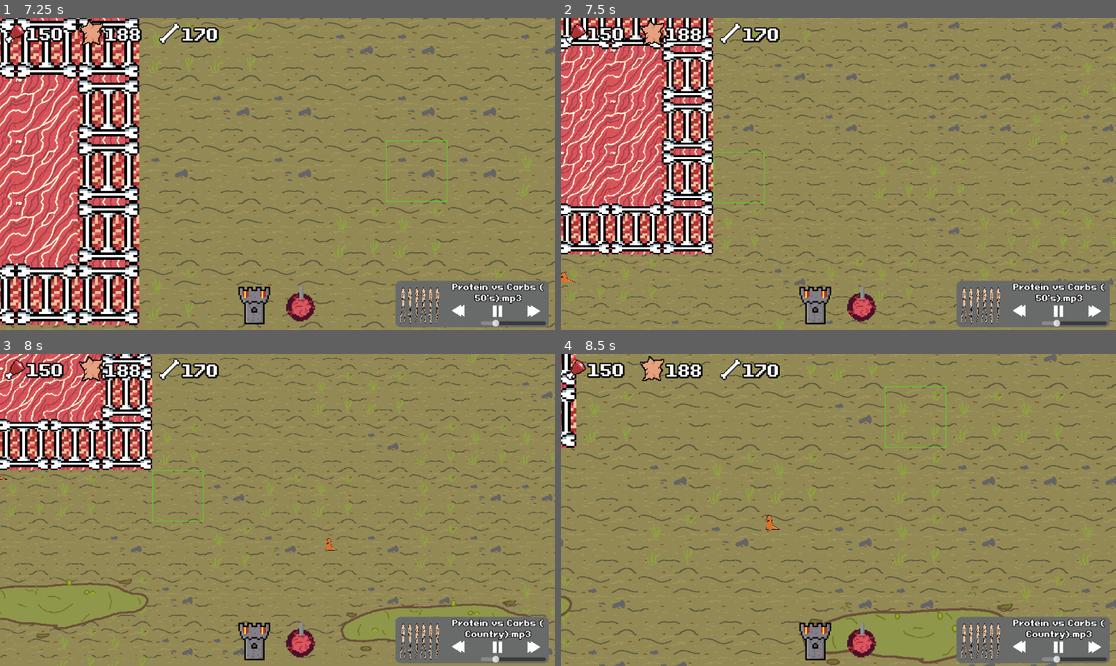
Above: before the commit, frames 1-4 (two rows, left to right).
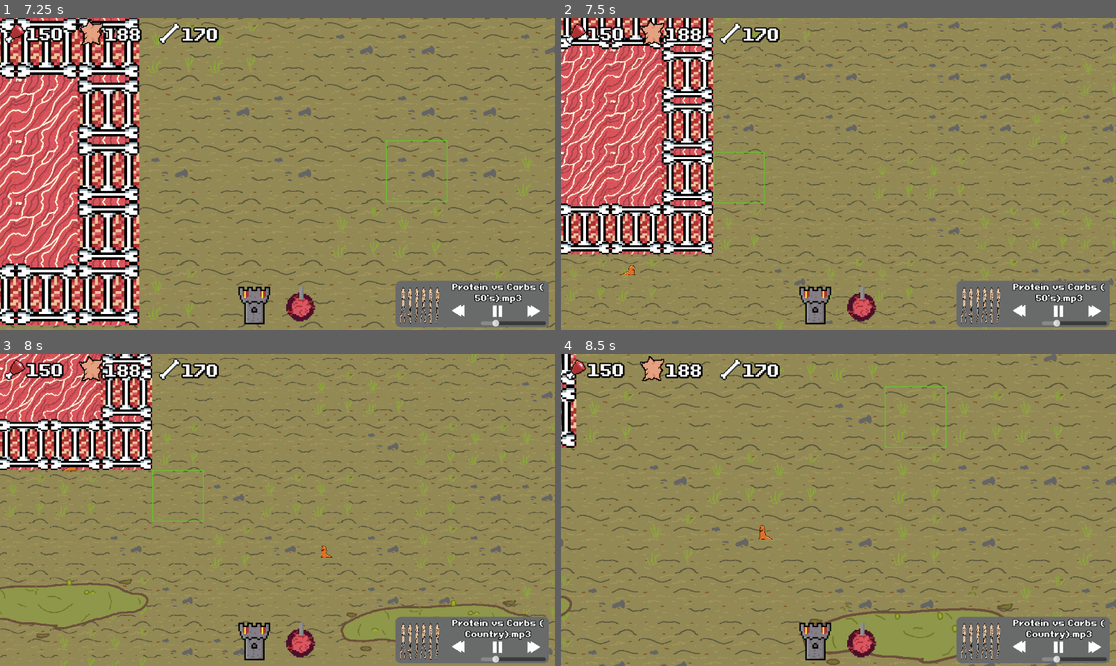
Above: after the commit, the same moments.

Repository: PhilipSBeck/Ludum-Dare-56
Game: Godot game, scene res://Levels/TitleScreen.tscn
The game is run twice, just before and just after one commit, with the same random seed, the same clock (stepped at 60 frames per second) and the same inputs. Sound files missing from this copy of the repository are replaced by a short silence.
Inputs (mouse positions are in pixels of both pictures, inside the frame that each line leads up to):
- Up to frame 1 (7.25 s): click "Start" at 0.5 s; click (532, 311) at 1.25 s; click (532, 311) at 2 s; click (255, 308) at 2.75 s; click (299, 308) at 3.5 s; click (460, 311) at 4.25 s; click (499, 311) at 5 s; click (499, 311) at 5.75 s; tap Enter at 6.5 s; move the mouse to (399, 158) at 6.52 s; hold Right (ui_right) from 6.53 s (still down); click (399, 158) at 6.6 s
- Up to frame 2 (7.5 s): move the mouse to (727, 189) at 7.27 s; release Right (ui_right) at 7.28 s; hold Down (ui_down) from 7.28 s (still down); tap Mouse wheel down (WheelDown) at 7.35 s
- Up to frame 3 (8 s): keep holding Down (ui_down); click (166, 525) at 7.55 s
- Up to frame 4 (8.5 s): move the mouse to (894, 441) at 8.02 s; release Down (ui_down) at 8.03 s; hold Right (ui_right) from 8.03 s (still down); tap Mouse wheel up (WheelUp) at 8.1 s; click (894, 441) at 8.3 s

Frame 1 is identical in both runs. In frame 2, less than 0.1% of the frame differs, in the area x 0-14%, y 79-85%; in frame 3, 0.1%, in the area x 0-61%, y 36-66%; in frame 4, 0.1%.

Commit message:
make it so enemies attack walls

Diff:
--- a/Scripts/Core/main.gd
+++ b/Scripts/Core/main.gd
@@ -2,6 +2,7 @@
 
 var placing_tiles = false
 var placing_turrets = false
+@export var wall_placed = false
 
 const WALL_PRICE_BONE = 30
 const WALL_PRICE_MEAT = 50
@@ -18,6 +19,9 @@
 const SKIN_GAINED = 10
 const BONES_GAINED = 10
 const MEAT_GAINED = 10
+
+const MAX_ENEMIES = 200
+@export var total_enemies = 0
 
 
 var building_dictionary = {}
@@ -65,6 +69,9 @@
 		return
 	if $MainHud.skin < WALL_PRICE_SKIN:
 		return
+
+	wall_placed = true
+
 	$MainHud.increase_bones(-WALL_PRICE_BONE)
 	$MainHud.increase_meat(-WALL_PRICE_MEAT)
 	$MainHud.increase_skin(-WALL_PRICE_SKIN)
--- a/Scripts/Structures/Structure.gd
+++ b/Scripts/Structures/Structure.gd
@@ -1,4 +1,4 @@
-extends Node2D
+extends Area2D
 
 @export var building_type = "Structure Name"
 
--- a/Scripts/Units/Enemies/enemies.gd
+++ b/Scripts/Units/Enemies/enemies.gd
@@ -31,6 +31,9 @@
 			spawn_enemy(spawner.position)
 
 func spawn_enemy(pos: Vector2):
+	var main = get_parent()
+	main.total_enemies += 1
+
 	# Create an instance of the enemy scene
 	var enemy = enemy_scene.instantiate()
 
@@ -49,18 +52,27 @@
 	enemy.on_death.connect(on_death_of_enemy)
 
 func set_target(enemy) -> void:
-	var closest_turret = null
+	var closest_wall = null
 	var closest = 99999999
 
-	for turret in get_parent().get_node("Turrets").get_children():
-		if turret is Node2D:
-			var dist = abs(turret.position.x - position.x) + abs(turret.position.y - position.y)
-			if dist < closest:
-				closest = dist
-				closest_turret = turret
+	var main = get_parent()
+	var walls = []
 
-	if closest_turret:
-		enemy.target_position = Vector2(closest_turret.position.x, closest_turret.position.y)
+	for key in main.building_dictionary:
+		if main.building_dictionary[key].building_type != "MeatWall":
+			continue
+		walls.append(key)
+
+	var local_pos = main.get_node("TileMapLayer").local_to_map(enemy.position)
+
+	for wall in walls:
+		var manhattan = abs(wall.x - local_pos.x) + abs(wall.y - local_pos.y)
+		if manhattan < closest:
+			closest = manhattan
+			closest_wall = main.building_dictionary[wall]
+
+	if closest_wall:
+		enemy.target_position = closest_wall.position
 
 func get_random_edge_position() -> Vector2:
 	# Choose a random edge: 0 = top, 1 = right, 2 = bottom, 3 = left
@@ -84,4 +96,5 @@
 	return position
 
 func on_death_of_enemy() -> void:
+	get_parent().total_enemies -= 1
 	increase_resources.emit()
--- a/Scripts/Units/Enemies/enemy.gd
+++ b/Scripts/Units/Enemies/enemy.gd
@@ -15,8 +15,10 @@
 	# Calculate the direction to the mouse position
 	var direction = (target_position - position).normalized()
 
+	var velocity = direction * speed * delta
+
 	# Move towards the target position
-	position += direction * speed * delta
+	position += velocity
 
 	# Check if the enemy is moving to the left (i.e., the x component of direction is negative)
 	if direction.x < 0:
--- a/Scripts/Units/Enemies/enemyspawner.gd
+++ b/Scripts/Units/Enemies/enemyspawner.gd
@@ -11,6 +11,9 @@
 
 func can_spawn() -> bool:
 	var can_spawn_en: bool = spawnRate <= timeSinceLastSpawn
+	var main = get_parent().get_parent()
+	can_spawn_en = can_spawn_en and main.total_enemies < main.MAX_ENEMIES
+	can_spawn_en = can_spawn_en and main.wall_placed
 
 	if can_spawn_en:
 		timeSinceLastSpawn = 0.0
--- a/Scripts/Units/Projectiles/potato.gd
+++ b/Scripts/Units/Projectiles/potato.gd
@@ -2,7 +2,7 @@
 
 @export var target: Node2D = null
 var last_pos: Vector2 = Vector2(0, 0)
-@export var speed: float = 250.0
+@export var speed: float = 1000.0
 var spin_speed: float = 0
 var damage: int = 1
 
--- a/Scripts/Units/Turrets/turret.gd
+++ b/Scripts/Units/Turrets/turret.gd
@@ -2,8 +2,9 @@
 
 @export var potato_scene: PackedScene
 @export var fire_rate: float = 0.3
-@export var projectile_speed: float = 1000.0
+@export var projectile_speed: float = 250.0
 @export var target: Node2D = null
+const MAX_RANGE: float = 1200.0
 
 @export var building_type = "Turret"
 
@@ -12,6 +13,9 @@
 func _process(delta: float):
 	last_shot_time += delta
 	target = get_target()
+	var dist = (target.position - position).length_squared()
+	if dist > MAX_RANGE * MAX_RANGE:
+		return
 
 	if target != null and last_shot_time >= fire_rate:
 		shoot_potato()
--- a/Structures/Walls/MeatWall.tscn
+++ b/Structures/Walls/MeatWall.tscn
@@ -1,11 +1,20 @@
-[gd_scene load_steps=3 format=3 uid="uid://dx80my0br2ctn"]
+[gd_scene load_steps=4 format=3 uid="uid://dx80my0br2ctn"]
 
 [ext_resource type="Script" path="res://Scripts/Structures/Structure.gd" id="1_3qgo1"]
 [ext_resource type="Texture2D" uid="uid://c1vfb2cwi0snu" path="res://Art/Map/Walls/bonewalltile.png" id="1_qlrt3"]
 
-[node name="MeatWall" type="Node2D"]
+[sub_resource type="RectangleShape2D" id="RectangleShape2D_5wxpc"]
+size = Vector2(130, 130)
+
+[node name="MeatWall" type="Area2D"]
+collision_layer = 2
+collision_mask = 4
 script = ExtResource("1_3qgo1")
 building_type = "MeatWall"
 
 [node name="Sprite2D" type="Sprite2D" parent="."]
 texture = ExtResource("1_qlrt3")
+
+[node name="CollisionShape2D" type="CollisionShape2D" parent="."]
+position = Vector2(-1, 63)
+shape = SubResource("RectangleShape2D_5wxpc")
--- a/Unit/Enemy.tscn
+++ b/Unit/Enemy.tscn
@@ -30,6 +30,7 @@
 size = Vector2(133.333, 106.667)
 
 [node name="Enemy" type="Area2D"]
+collision_layer = 5
 script = ExtResource("1_l1aak")
 metadata/_edit_group_ = true
 
--- a/project.godot
+++ b/project.godot
@@ -84,6 +84,7 @@
 
 2d_physics/layer_1="Projectiles"
 2d_physics/layer_2="Enemies"
+2d_physics/layer_3="Wall"
 
 [rendering]
 
